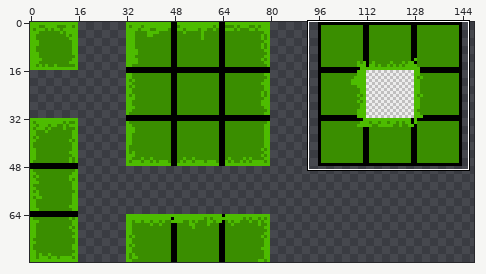
A pixel-art file gets an edit: resources/tileset.aseprite. Above, an overview of the earlier version with the close-up marked.
Close-up. Old version:
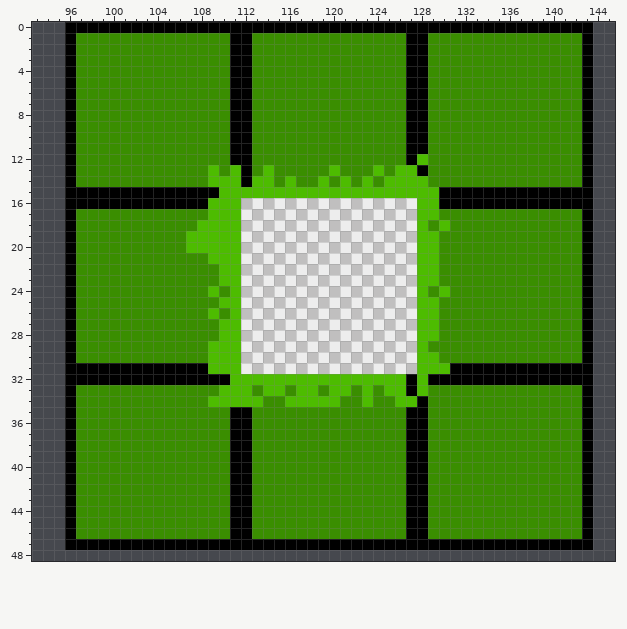
176x80 pixels, 1 frame. Shown: x 93..145, y 0..48. The wide view leaves out empty margins. The commit also changed other parts of the picture, which this record leaves out.
The same view after the edit:
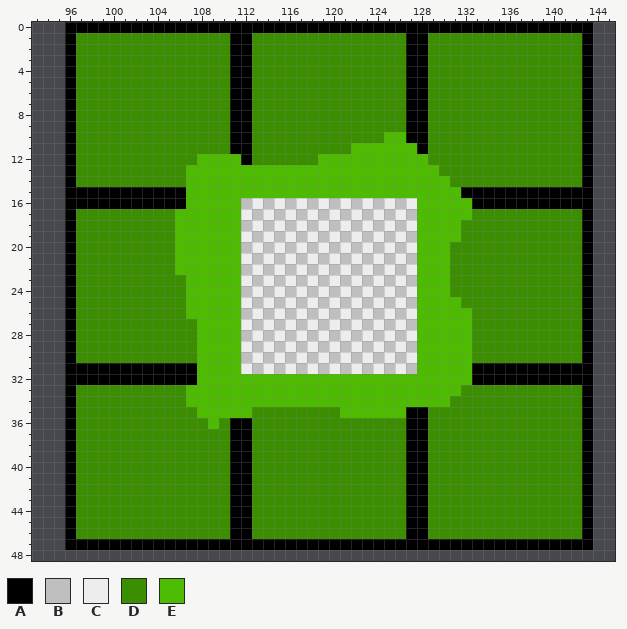
Palette (. is transparent): A #000000  B #c0bfbf  C #ededed  D #3a8e00  E #4dbc00
Change:
@@ x 104..134 @@
  9 DDDDDDDAADDDDDDDDDDDDDDAADDDDDD
-10 DDDDDDDAADDDDDDDDDDDDDDAADDDDDD
-11 DDDDDDDAADDDDDDDDDDDDDDAADDDDDD
-12 DDDDDDDAADDDDDDDDDDDDDDAEDDDDDD
-13 DDDDDEDEADEDDDDDEDDDEDEEADDDDDD
-14 DDDDDEEEAEEDEDDEDEDEDEEEEDDDDDD
-15 AAAAAAEEEEEEEEEEEEEEEEEEEEAAAAA
-16 AAAAAEEEBCBCBCBCBCBCBCBCEEAAAAA
-17 DDDDDEEECBCBCBCBCBCBCBCBEEDDDDD
-18 DDDDEEEEBCBCBCBCBCBCBCBCEDEDDDD
-19 DDDEEEEECBCBCBCBCBCBCBCBEEDDDDD
-20 DDDEEEEEBCBCBCBCBCBCBCBCEEDDDDD
-21 DDDDDEEECBCBCBCBCBCBCBCBEEDDDDD
-22 DDDDDDEEBCBCBCBCBCBCBCBCEEDDDDD
-23 DDDDDDEECBCBCBCBCBCBCBCBEEDDDDD
-24 DDDDDEDEBCBCBCBCBCBCBCBCEDEDDDD
-25 DDDDDDEECBCBCBCBCBCBCBCBEEDDDDD
-26 DDDDDEDEBCBCBCBCBCBCBCBCEEDDDDD
-27 DDDDDDEECBCBCBCBCBCBCBCBEEDDDDD
-28 DDDDDDEEBCBCBCBCBCBCBCBCEEDDDDD
-29 DDDDDEEECBCBCBCBCBCBCBCBEDDDDDD
-30 DDDDDEEEBCBCBCBCBCBCBCBCEEDDDDD
-31 AAAAAEEECBCBCBCBCBCBCBCBEEEAAAA
-32 AAAAAAAEEEEEEEEEEEEEEEEAEAAAAAA
-33 DDDDDDEEEDEEDEEDEEDEDEEAEDDDDDD
-34 DDDDDEEEEEDDEEEEEDDEDDEEADDDDDD
-35 DDDDDDDAADDDDDDDDDDDDDDAADDDDDD
-36 DDDDDDDAADDDDDDDDDDDDDDAADDDDDD
+10 DDDDDDDAADDDDDDDDDDDDEEAADDDDDD
+11 DDDDDDDAADDDDDDDDDEEEEEEADDDDDD
+12 DDDDEEEEADDDDDDEEEEEEEEEEDDDDDD
+13 DDDEEEEEEEEEEEEEEEEEEEEEEEDDDDD
+14 DDDEEEEEEEEEEEEEEEEEEEEEEEEDDDD
+15 AAAEEEEEEEEEEEEEEEEEEEEEEEEEAAA
+16 AAAEEEEEBCBCBCBCBCBCBCBCEEEEEAA
+17 DDEEEEEECBCBCBCBCBCBCBCBEEEEEDD
+18 DDEEEEEEBCBCBCBCBCBCBCBCEEEEDDD
+19 DDEEEEEECBCBCBCBCBCBCBCBEEEEDDD
+20 DDEEEEEEBCBCBCBCBCBCBCBCEEEDDDD
+21 DDEEEEEECBCBCBCBCBCBCBCBEEEDDDD
+22 DDEEEEEEBCBCBCBCBCBCBCBCEEEDDDD
+23 DDDEEEEECBCBCBCBCBCBCBCBEEEDDDD
+24 DDDEEEEEBCBCBCBCBCBCBCBCEEEDDDD
+25 DDDEEEEECBCBCBCBCBCBCBCBEEEEDDD
+26 DDDEEEEEBCBCBCBCBCBCBCBCEEEEEDD
+27 DDDDEEEECBCBCBCBCBCBCBCBEEEEEDD
+28 DDDDEEEEBCBCBCBCBCBCBCBCEEEEEDD
+29 DDDDEEEECBCBCBCBCBCBCBCBEEEEEDD
+30 DDDDEEEEBCBCBCBCBCBCBCBCEEEEEDD
+31 AAAAEEEECBCBCBCBCBCBCBCBEEEEEAA
+32 AAAAEEEEEEEEEEEEEEEEEEEEEEEEEAA
+33 DDDEEEEEEEEEEEEEEEEEEEEEEEEEDDD
+34 DDDEEEEEEEEEEEEEEEEEEEEEEEEDDDD
+35 DDDDEEEEEDDDDDDDDEEEEEEAADDDDDD
+36 DDDDDEDAADDDDDDDDDDDDDDAADDDDDD
 37 DDDDDDDAADDDDDDDDDDDDDDAADDDDDD
Changed places in both close-ups, as pixel boxes (x1, y1, x2, y2):
changed: (175, 132, 472, 429)
